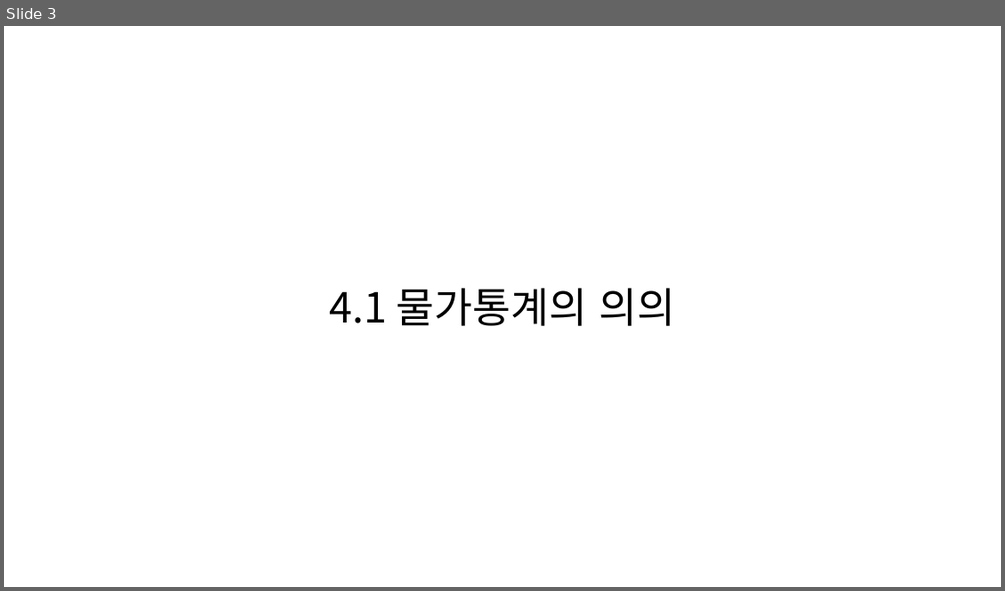
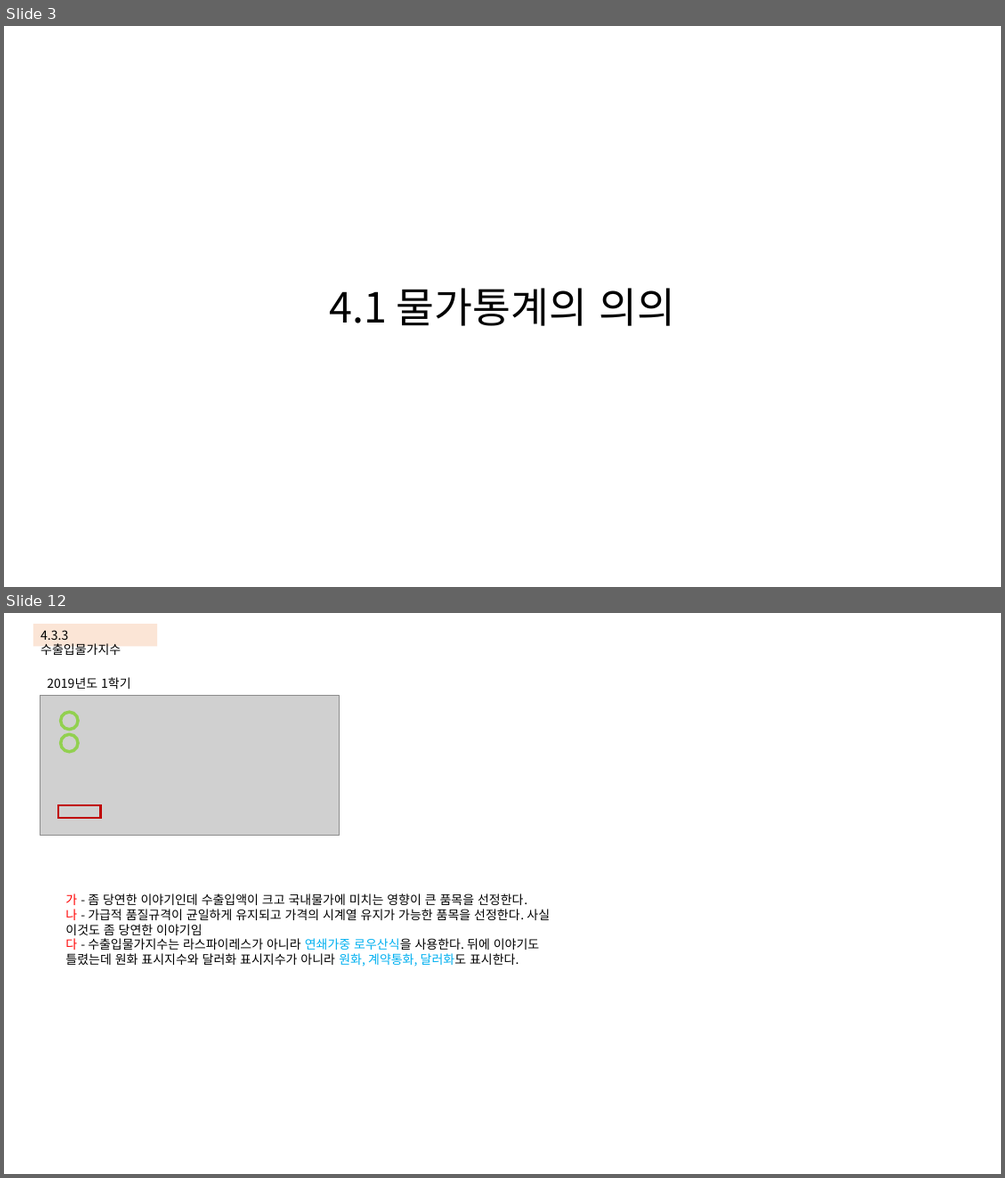
Before and after one commit to KNOU-STUDY/KNOU-UNDERSTANDING-NATIONAL-STATISTICS, a slide deck: previous_question/4장-물가통계.pptx. Shown one above the other, each under a label of ours: slide 3 before the commit, slides 3 and 12 after it; the slides between them are not shown. The pictures are 1005x591 and 1005x1178 pixels, drawn with LibreOffice and Linux fonts; fonts in the diff are those of the drawing; grey boxes stand for pictures. Boxes give left, top, right and bottom in pixels: in the first picture for what was removed or moved away, otherwise in the second. Text is boxed around its words. In the diff, an @@ line names an element or a change of style, - is before the commit and + after.

```diff
--- a/previous_question/4장-물가통계.pptx
+++ b/previous_question/4장-물가통계.pptx
@@ slide 12 added at <box>4,613,1001,1174</box>, background #FFFFFF @@
@@ rectangle added at <box>33,624,157,646</box>, fill #FBE5D6, 12 pt, text #000000 @@
+4.3.3 수출입물가지수
@@ text added at <box>47,677,130,689</box>, 12 pt, text #000000 @@
+2019년도 1학기
@@ picture added at <box>40,695,339,835</box> @@
@@ ellipse added at <box>61,712,78,729</box>, outline #92D050 3 pt @@
@@ ellipse added at <box>61,734,78,751</box>, outline #92D050 3 pt @@
@@ rectangle added at <box>58,805,101,818</box>, outline #C00000 2 pt @@
@@ text added at <box>65,893,550,966</box>, 12 pt, text #000000 @@
+가 - 좀 당연한 이야기인데 수출입액이 크고 국내물가에 미치는 영향이 큰 품목을 선정한다.
+나 - 가급적 품질규격이 균일하게 유지되고 가격의 시계열 유지가 가능한 품목을 선정한다. 사실 이것도 좀 당연한 이야기임
+다 - 수출입물가지수는 라스파이레스가 아니라 연쇄가중 로우산식을 사용한다. 뒤에 이야기도 틀렸는데 원화 표시지수와 달러화 표시지수가 아니라 원화, 계약통화, 달러화도 표시한다.
```
Also in this commit, not shown: 16 other slides added, 10 slides removed.
